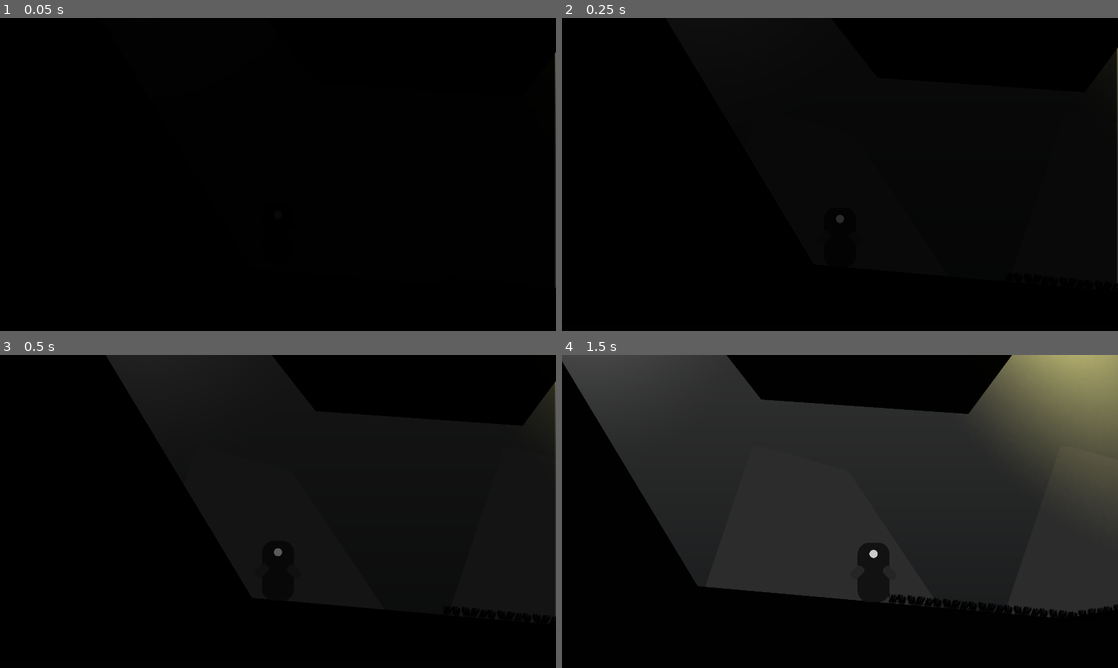
Above: before the commit, frames 1-4 (two rows, left to right).
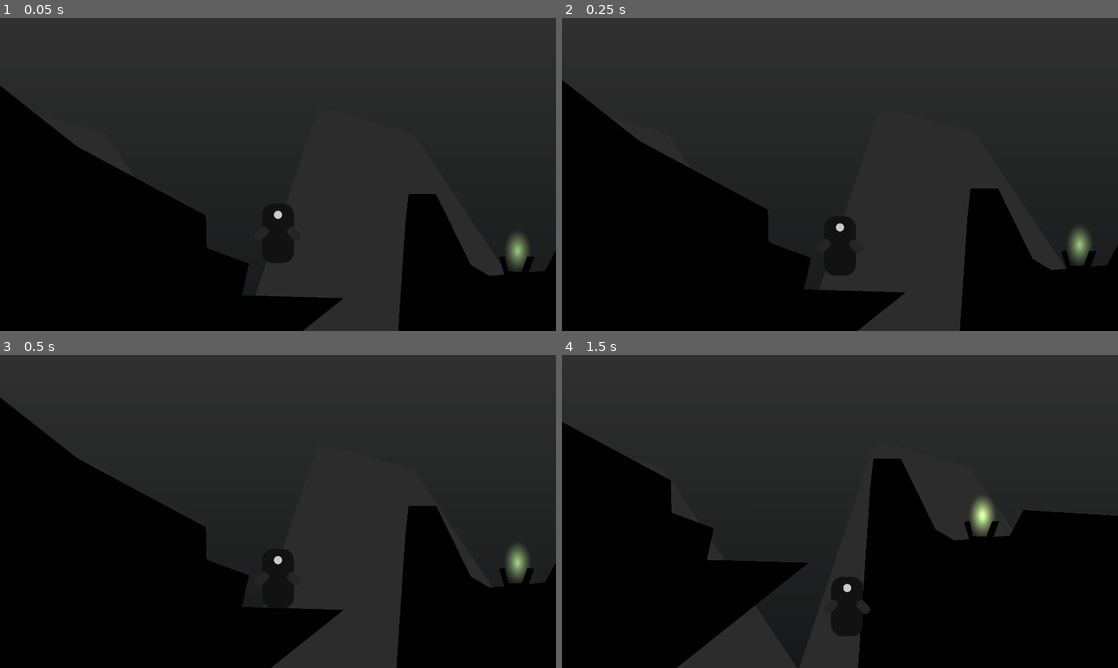
Above: after the commit, the same moments.

Repository: Cowa/A-drop-of-light
Game: Godot game, scene res://levels/LevelTest.tscn
Two runs of this game, one before a commit and one after it. Both use one fixed random seed, a clock stepped at 60 frames per second and the inputs below.
Inputs:
- Up to frame 1 (0.05 s): no input
- Up to frame 2 (0.25 s): no input
- Up to frame 3 (0.5 s): no input
- Up to frame 4 (1.5 s): hold Right (ui_right) from 0.53 s (still down); tap Space (ui_select) at 0.77 s

The runs differ from the first frame. In frame 1, 67% of the frame differs, in the area x 0-100%, y 0-100%; in frame 2, 64%; in frame 3, 30%; in frame 4, 39%.

Commit message:
Level design progress

Diff:
--- a/levels/LevelTest.tscn
+++ b/levels/LevelTest.tscn
@@ -57,6 +57,18 @@
 } ]
 }
 
+[sub_resource type="Curve2D" id=4]
+bake_interval = 200.0
+_data = {
+"points": PoolVector2Array( 0, 0, 0, 0, 10978, -447, 0, 0, 0, 0, 11257, -280, 0, 0, 0, 0, 11404, -42, 0, 0, 0, 0, 11798, 39, 0, 0, 0, 0, 12074, 137, 0, 0, 0, 0, 12222, 387 )
+}
+
+[sub_resource type="Curve2D" id=5]
+bake_interval = 200.0
+_data = {
+"points": PoolVector2Array( 0, 0, 0, 0, 11709, 1927, 0, 0, 0, 0, 11878, 1779, 0, 0, 0, 0, 12182, 1460 )
+}
+
 [node name="LevelTest" type="Node"]
 script = ExtResource( 6 )
 
@@ -88,6 +100,21 @@
 region_enabled = true
 region_rect = Rect2( 0, 10.306, 3280.13, 785 )
 
+[node name="StaticBody2D3" type="StaticBody2D" parent="."]
+collision_layer = 2
+
+[node name="CollisionPolygon2D" type="CollisionPolygon2D" parent="StaticBody2D3"]
+position = Vector2( 3, 0 )
+polygon = PoolVector2Array( 12827, 683, 12732, 683, 12721, 782, 12648.2, 1862.99, 12093, 1880, 12029, 2003, 11889, 2026, 11681, 2102, 11812, 2215, 12140, 2168, 12979, 2198, 13367, 2144, 13513, 1988, 13869, 1836, 14123, 1715, 14173, 1434, 14282, 1481, 14452, 1627, 14702, 1601, 14854, 1516, 14599, 1377, 14313, 1270, 14166.7, 1229.79, 14175, 1155, 14029, 1129, 14039, 1050, 13815, 1043, 13781, 967, 13692, 960, 13678, 886, 13250, 860, 13203, 948, 13011, 965, 12946, 926 )
+script = ExtResource( 4 )
+
+[node name="Visual" type="Polygon2D" parent="StaticBody2D3/CollisionPolygon2D"]
+color = Color( 0, 0, 0, 1 )
+polygon = PoolVector2Array( 12850, 1054, 12648.2, 1862.99, 12093, 1880, 12029, 2003, 11889, 2026, 11681, 2102, 11812, 2215, 12140, 2168, 12979, 2198, 13367, 2144, 13513, 1988, 13869, 1836, 14123, 1715, 14173, 1434, 14282, 1481, 14452, 1627, 14702, 1601, 14854, 1516, 14599, 1377, 14313, 1270, 14166.7, 1229.79, 14175, 1155, 14029, 1129, 14039, 1050, 13815, 1043, 13781, 967, 13692, 960, 13678, 886, 13250, 860, 13203, 948, 13011, 965, 12962, 1096 )
+__meta__ = {
+"_edit_lock_": true
+}
+
 [node name="StaticBody2D2" type="StaticBody2D" parent="."]
 collision_layer = 2
 collision_mask = 0
@@ -113,8 +140,8 @@
 
 [node name="Structure" type="CollisionPolygon2D" parent="StaticBody2D"]
 modulate = Color( 0.0546875, 0.0546875, 0.0546875, 1 )
-position = Vector2( 130, 717 )
-polygon = PoolVector2Array( -830, 153, -1503, -963, -1146, - …(126 unchanged characters)… 084, 2972, 635, 4395, 848, 7868, 1103, 8517, 330, 7607, -187, 6260, 106, 4172, 57, 4061, -90, 3918, -109, 3933, …(235 unchanged characters)…
+position = Vector2( 129, 718 )
+polygon = PoolVector2Array( -830, 153, -1503, -963, -1146, - …(126 unchanged characters)… 084, 2972, 635, 4395, 848, 7868, 1103, 8909, 1136, 9802, 1640, 10139, 1919, 10844, 2129, 11415, 2281, 12287, 2385, 13259, 2477, 13746, 2273, 14335, 1957, 15100, 1900, 14953, 1379, 15048, 1057, 14913, 961, 14679, 1098, 14698, 1174, 14297, 1278, 14047, 1310, 13978.2, 1434.69, 13869, 1467, 13851, 1541, 13731, 1573, 13707, 1661, 13389, 1685, 12830, 1785, 11918, 1723, 11516, 1716, 11264, 1585, 11259, 1328, 11540, 995, 12382, 324, 12030.4, 313.677, 12055, 205, 11909, 151, 11906, 39, 11462, -199, 11140, -453, 10274, -781, 9539, -926, 8466, -826, 8255, -759, 8240, -635, 8051, -605, 8082, -472, 7866, -444, 7872, -318, 7687, -305, 7656, -145, 7377, -116, 7329, 16, 6260, 106, 5455, -53, 4765, 35, 4172, 57, 4061, -90, 3918, -109, 3933, …(235 unchanged characters)…
 script = ExtResource( 4 )
 __meta__ = {
 "_edit_group_": true
@@ -122,16 +149,16 @@
 
 [node name="Visual" type="Polygon2D" parent="StaticBody2D/Structure"]
 color = Color( 0.0941176, 0.0941176, 0.0941176, 1 )
-polygon = PoolVector2Array( -830, 153, -1503, -963, -1146, - …(126 unchanged characters)… 084, 2972, 635, 4395, 848, 7868, 1103, 8517, 330, 7607, -187, 6260, 106, 4172, 57, 4061, -90, 3918, -109, 3933, …(235 unchanged characters)…
+polygon = PoolVector2Array( -830, 153, -1503, -963, -1146, - …(126 unchanged characters)… 084, 2972, 635, 4395, 848, 7868, 1103, 8909, 1136, 9802, 1640, 10139, 1919, 10844, 2129, 11415, 2281, 12287, 2385, 13259, 2477, 13746, 2273, 14335, 1957, 15100, 1900, 14953, 1379, 15048, 1057, 14913, 961, 14679, 1098, 14698, 1174, 14297, 1278, 14047, 1310, 13978.2, 1434.69, 13869, 1467, 13851, 1541, 13731, 1573, 13707, 1661, 13389, 1685, 12830, 1785, 11918, 1723, 11516, 1716, 11264, 1585, 11259, 1328, 11540, 995, 12382, 324, 12030.4, 313.677, 12055, 205, 11909, 151, 11906, 39, 11462, -199, 11140, -453, 10274, -781, 9539, -926, 8466, -826, 8255, -759, 8240, -635, 8051, -605, 8082, -472, 7866, -444, 7872, -318, 7687, -305, 7656, -145, 7377, -116, 7329, 16, 6260, 106, 5455, -53, 4765, 35, 4172, 57, 4061, -90, 3918, -109, 3933, …(235 unchanged characters)…
 __meta__ = {
 "_edit_lock_": true
 }
 
 [node name="Player" parent="." instance=ExtResource( 1 )]
-position = Vector2( -610, 744 )
+position = Vector2( 12284, 815 )
 
 [node name="Plant" parent="." instance=ExtResource( 2 )]
-position = Vector2( 948, 738 )
+position = Vector2( 9218, -330 )
 
 [node name="Shadow" parent="." instance=ExtResource( 5 )]
 position = Vector2( 4258, -528 )
@@ -140,6 +167,14 @@
 [node name="Shadow2" parent="." instance=ExtResource( 5 )]
 position = Vector2( 6245, 144 )
 patrol_path = NodePath("../Path2D2")
+
+[node name="Shadow3" parent="." instance=ExtResource( 5 )]
+position = Vector2( 11615, -286 )
+patrol_path = NodePath("../Path2D3")
+
+[node name="Shadow4" parent="." instance=ExtResource( 5 )]
+position = Vector2( 11630, 1948 )
+patrol_path = NodePath("../Path2D4")
 
 [node name="Details" type="Node" parent="."]
 
@@ -201,6 +236,9 @@
 [node name="Path2D" type="Path2D" parent="."]
 curve = SubResource( 1 )
 script = ExtResource( 9 )
+__meta__ = {
+"_edit_lock_": true
+}
 
 [node name="PathFollow2D" type="PathFollow2D" parent="Path2D"]
 position = Vector2( 4261, -310 )
@@ -208,6 +246,9 @@
 
 [node name="Path2D2" type="Path2D" parent="."]
 curve = SubResource( 2 )
+__meta__ = {
+"_edit_lock_": true
+}
 
 [node name="PathFollow2D" type="PathFollow2D" parent="Path2D2"]
 position = Vector2( 6390, 147 )
@@ -223,8 +264,9 @@
 anchor_bottom = 1.0
 margin_left = -1574.0
 margin_right = -1574.0
-color = Color( 0, 0, 0, 1 )
-__meta__ = {
+color = Color( 0, 0, 0, 0 )
+__meta__ = {
+"_edit_lock_": true,
 "_edit_use_anchors_": false
 }
 
@@ -252,6 +294,29 @@
 text = "Drop to Recharge
 "
 
+[node name="PlantPowerUp3" parent="." instance=ExtResource( 13 )]
+position = Vector2( 8646, -168 )
+
+[node name="PlantPowerUp4" parent="." instance=ExtResource( 13 )]
+position = Vector2( 13104, 903 )
+
+[node name="PlantPowerUp5" parent="." instance=ExtResource( 13 )]
+position = Vector2( 13663, 2339 )
+
+[node name="Path2D3" type="Path2D" parent="."]
+curve = SubResource( 4 )
+
+[node name="PathFollow2D" type="PathFollow2D" parent="Path2D3"]
+position = Vector2( 10978, -447 )
+rotation = 0.535849
+
+[node name="Path2D4" type="Path2D" parent="."]
+curve = SubResource( 5 )
+
+[node name="PathFollow2D" type="PathFollow2D" parent="Path2D4"]
+position = Vector2( 11709, 1927 )
+rotation = -0.717681
+
 [editable path="HelperHold2"]
 
 [editable path="HelperHold3"]
--- a/plant/Plant.tscn
+++ b/plant/Plant.tscn
@@ -44,7 +44,7 @@
 texture = ExtResource( 1 )
 
 [node name="PhysicsCollision" type="CollisionShape2D" parent="."]
-position = Vector2( -1, 26 )
+position = Vector2( 0, 26 )
 shape = SubResource( 2 )
 
 [node name="PickupShape" type="Area2D" parent="."]
--- a/player/Player.gd
+++ b/player/Player.gd
@@ -87,6 +87,7 @@
 	plant_holding = false
 	StateMachine.travel("flower_drop")
 	Plant.hide()
+	plant_world.sync_with(Plant)
 
 	emit_signal("drop_plant", global_position, vel)
 
@@ -95,7 +96,7 @@
 	if body.name == "Plant":
 		StateMachine.travel("flower_detected")
 		plant_detected = body
-	elif body.is_in_group("enemy"):
+	elif body.is_in_group("enemy") and plant_holding:
 		$AudioPlayer.play()
 		enemy_touched(body.velocity)
 
--- a/player/Player.tscn
+++ b/player/Player.tscn
@@ -752,6 +752,10 @@
 position = Vector2( 264, 214 )
 collision_mask = 2
 script = ExtResource( 4 )
+__meta__ = {
+"_edit_group_": true
+}
+jump_speed = -1000
 
 [node name="Body" type="Sprite" parent="."]
 modulate = Color( 0.109804, 0.109804, 0.109804, 1 )
Not shown: 1 places in levels/LevelTest.tscn that only renumber resources
Not shown, changed: assets/design.afdesign
